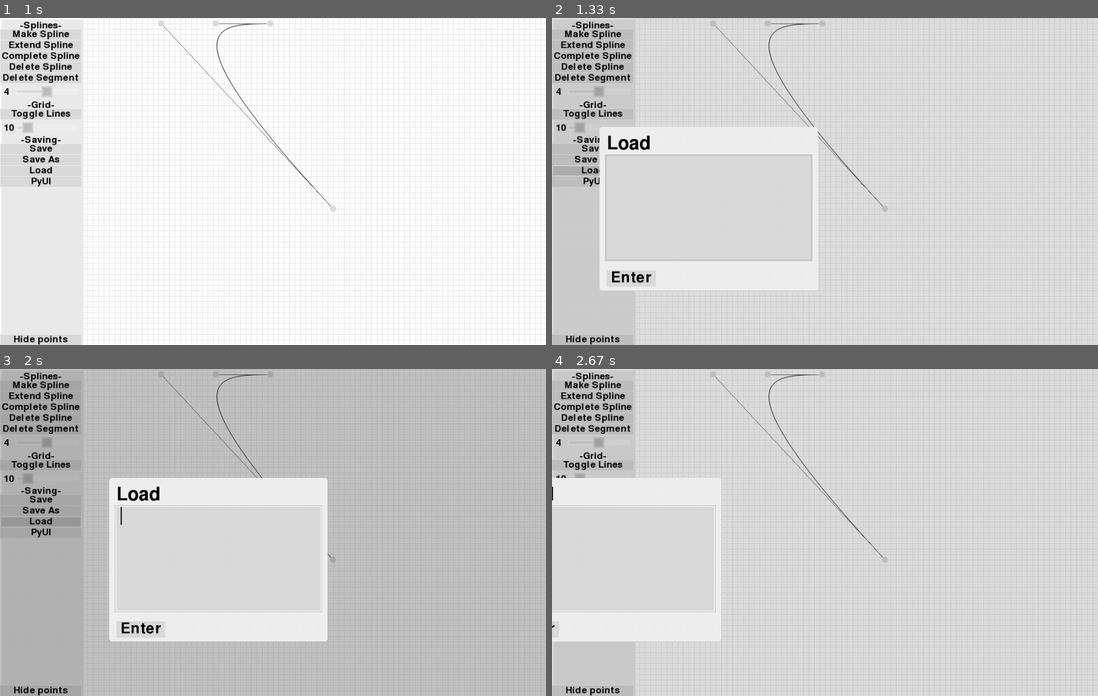
Above: before the commit, frames 1-4 (two rows, left to right).
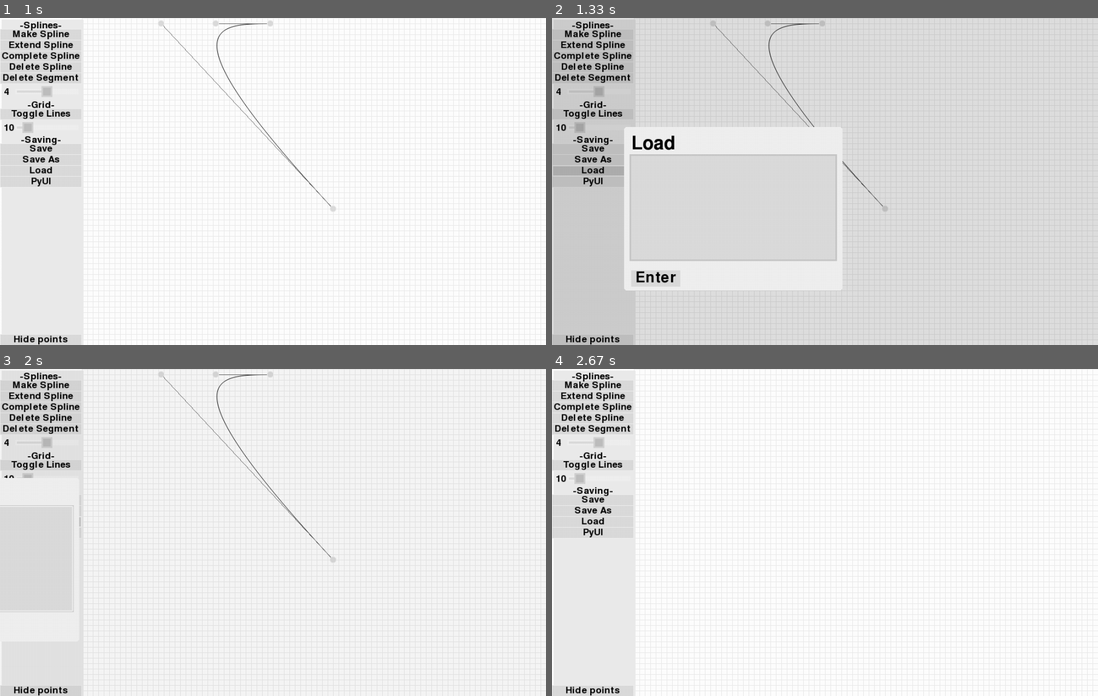
Above: after the commit, the same moments.

Repository: christianharris-3/PyUI
Game: pygame game, started from PyUI vector maker.py
Two runs of this game, one before a commit and one after it. Both use one fixed random seed, a clock stepped at 60 frames per second and the inputs below.
Inputs (mouse positions are in pixels of both pictures, inside the frame that each line leads up to):
- Up to frame 1 (1 s): click (38, 44) at 0.38 s; press the mouse at (103, 24) at 0.7 s; move the mouse to (218, 116) at 0.8 s; release the mouse at (338, 210) at 0.93 s
- Up to frame 2 (1.33 s): click (628, 171) at 1.05 s
- Up to frame 3 (2 s): press the mouse at (76, 522) at 1.37 s; move the mouse to (120, 499) at 1.47 s; release the mouse at (158, 480) at 1.6 s; press the mouse at (207, 558) at 1.7 s; move the mouse to (267, 578) at 1.8 s; release the mouse at (327, 601) at 1.93 s
- Up to frame 4 (2.67 s): tap Space at 2 s; press the mouse at (590, 418) at 2.37 s; move the mouse to (737, 427) at 2.47 s; release the mouse at (885, 437) at 2.6 s

Frame 1 is identical in both runs. In frame 2, 1.9% of the frame differs, in the area x 8-54%, y 33-84%; in frame 3, 89%, in the area x 0-100%, y 0-100%; in frame 4, 88%.

Commit message:
Update PyUI.py
made windowed menus use new system of object binding, allows the use of anchor variable inside the smaller windowed menu size. Also fixed system for animating windowed menus in and out of the screen.

Diff:
--- a/PyUI.py
+++ b/PyUI.py
@@ -367,7 +367,6 @@
             if type(a)!=WINDOWEDMENU and (not a.onitem) and (a.menu in windowedmenubackings or (a.menu == 'universal' and not(self.activemenu in a.menuexceptions))) and (self.activemenu in self.windowedmenunames):
                 if a.menu == windowedmenubackings[self.windowedmenunames.index(self.activemenu)]:
                     window = self.windowedmenus[self.windowedmenunames.index(self.activemenu)]
-##                    print(pygame.Rect(window.x*window.dirscale[0],window.y*window.dirscale[1],window.width*window.scale,window.height*window.scale),[self.mpos[0]*self.scale,self.mpos[1]*self.scale],pygame.mouse.get_pos())
                     if pygame.Rect(window.x*window.dirscale[0],window.y*window.dirscale[1],window.width*window.scale,window.height*window.scale).collidepoint(self.mpos):
                         self.drawguiobject(a,screen)
                     else:
@@ -384,22 +383,22 @@
         self.animate()
         if self.activemenu in self.windowedmenunames:
             window = self.windowedmenus[self.windowedmenunames.index(self.activemenu)]
+            window.render(screen,self)
+
+##            window = self.windowedmenus[self.windowedmenunames.index(self.activemenu)]
             #window = [menu,behindmenu,x,y,width,height,col,rounedcorners,colorkey,isolated,darken]
-            self.mpos[0]-=window.x*window.dirscale[0]
-            self.mpos[1]-=window.y*window.dirscale[1]
-
-            darkening = pygame.Surface((self.screenw,self.screenh),pygame.SRCALPHA)
-            darkening.fill((0,0,0,window.darken))
-            screen.blit(darkening,(0,0))
-
-            windowsurf = pygame.Surface((window.width*window.scale,window.height*window.scale))
-            windowsurf.fill(window.colorkey)
-            pygame.draw.rect(windowsurf,window.col,pygame.Rect(0,0,window.width*window.scale,window.height*window.scale),border_radius=int(window.roundedcorners*window.scale))
-            windowsurf.set_colorkey(window.colorkey)
-            for i,a in enumerate(self.items):
-                if (a.menu == self.activemenu or (a.menu == 'universal' and not(self.activemenu in a.menuexceptions)))and type(a)!=WINDOWEDMENU:
-                    self.renderguiobject(a,windowsurf)
-            screen.blit(windowsurf,(window.x*window.dirscale[0],window.y*window.dirscale[1]))
+##            self.mpos[0]-=window.x*window.dirscale[0]
+##            self.mpos[1]-=window.y*window.dirscale[1]
+
+
+##            windowsurf = pygame.Surface((window.width*window.scale,window.height*window.scale))
+##            windowsurf.fill(window.colorkey)
+##            pygame.draw.rect(windowsurf,window.col,pygame.Rect(0,0,window.width*window.scale,window.height*window.scale),border_radius=int(window.roundedcorners*window.scale))
+##            windowsurf.set_colorkey(window.colorkey)
+##            for i,a in enumerate(self.items):
+##                if (a.menu == self.activemenu or (a.menu == 'universal' and not(self.activemenu in a.menuexceptions)))and type(a)!=WINDOWEDMENU:
+##                    self.renderguiobject(a,windowsurf)
+##            screen.blit(windowsurf,(window.x*window.dirscale[0],window.y*window.dirscale[1]))
     def renderguiobject(self,a,screen):
         if not a.onitem:
             a.render(screen,self)
@@ -963,6 +962,8 @@
         elif type(obj) == ANIMATION: self.animations.append(obj)
         elif type(obj) == RECT: self.rects.append(obj)
         self.refreshitems()
+        if not type(obj) in [ANIMATION] and obj.menu in self.windowedmenunames and not obj.onitem:
+            self.windowedmenus[self.windowedmenunames.index(obj.menu)].binditem(obj)
     def reID(self,ID,obj):
         newid = ID
         if ID in self.IDs:
@@ -1114,7 +1115,7 @@
                  anchor=anchor,objanchor=objanchor,center=center,centery=centery,
                  scalesize=scalesize,scalex=scalex,scaley=scaley,
                  command=emptyfunction,runcommandat=runcommandat,col=col,
-                 dragable=dragable,colorkey=colorkey,
+                 dragable=dragable,colorkey=colorkey,border=0,
                  behindmenu=behindmenu,isolated=isolated,darken=darken)
         self.windowedmenunames = [a.menu for a in self.windowedmenus]
     def makerect(self,x,y,width,height,command=emptyfunction,menu='main',ID='button',layer=1,roundedcorners=0,bounditems=[],menuexceptions=[],killtime=-1,
@@ -1830,6 +1831,9 @@
         self.refreshscroller(ui)
 
         self.scroller.maxp = self.textimage.get_height()/self.scale
+        self.scroller.scalesize = self.scalesize
+        self.scroller.scalex = self.scalesize
+        self.scroller.scaley = self.scalesize
         self.scroller.refresh(ui)
         if (self.scroller.maxp-self.scroller.minp)>self.scroller.pageheight:
             self.scrolleron = True
@@ -2421,7 +2425,7 @@
         self.button.resetcords(ui,False)
 
     def refreshbutton(self,ui):
-        self.button.refrsh(ui)
+        self.button.refresh(ui)
         self.refreshbuttoncords(ui)
 
     def child_render(self,screen,ui):
@@ -2468,8 +2472,29 @@
     def reset(self,ui):
         self.truedarken = self.darken
         self.resetcords(ui)
+        self.refresh(ui)
+        for a in ui.items:
+            if a.menu == self.menu and a!=self and not a.onitem:
+                self.binditem(a)
     def refresh(self,ui):
+        self.refreshscale(ui)
+        self.refreshcords(ui)
         self.refreshglow(ui)
+    def child_refreshcords(self,ui):
+        for a in self.bounditems:
+            a.resetcords(ui)
+    def child_render(self,screen,ui):
+        self.draw(screen,ui)
+    def draw(self,screen,ui):
+        if self.enabled:
+            darkening = pygame.Surface((ui.screenw,ui.screenh),pygame.SRCALPHA)
+            darkening.fill((0,0,0,self.darken))
+            screen.blit(darkening,(0,0))
+            if self.glow!=0:
+                screen.blit(self.glowimage,(self.x*self.dirscale[0]-self.glow*self.scale,self.y*self.dirscale[1]-self.glow*self.scale))
+            if self.backingdraw:
+                draw.rect(screen,self.col,roundrect(self.x*self.dirscale[0],self.y*self.dirscale[1],self.width*self.scale,self.height*self.scale),self.border,border_radius=int(self.roundedcorners*self.scale))
+
 
 
 class ANIMATION:
@@ -2496,7 +2521,7 @@
 
         self.onitem = False
         self.bounditems = []
-    def gencordlist(self,ui):
+    def gencordlist(self,ui,regenerating=False):
         self.speedlist = [1 for a in range(self.length)]
         speed = 0
         pos = 0
@@ -2519,32 +2544,36 @@
         self.cordlist = []
         for a in range(self.length):
             self.cordlist.append((self.startpos[0]+(self.endpos[0]-self.startpos[0])*(sum(self.speedlist[:a+1])),self.startpos[1]+(self.endpos[1]-self.startpos[1])*(sum(self.speedlist[:a+1]))))
-        if self.skip:
+        if self.skip and not regenerating:
             self.findonscreen(ui)
     def findonscreen(self,ui):
         scale = ui.IDs[self.animateID].scale
         dirscale = ui.IDs[self.animateID].dirscale
-        scords = list(self.cordlist[0])
-        ecords = list(self.cordlist[1])
+        scords = self.startpos[:]
+        ecords = self.endpos[:]
         start = self.checkonscreen(ui,dirscale,scale,scords)
         end = self.checkonscreen(ui,dirscale,scale,ecords)
-        cross = scords[:]
+        cross = list(self.startpos[:])
+        self.fadeout = False
         if end!=start:
-            if end: out = ecords
-            else: out = scords
-
-            if out[0]<0: cross[0] = -ui.IDs[self.animateID].width*scale
-            elif out[0]>ui.screenw: cross[0] = ui.screenw
-            if out[1]<0: cross[1] = -ui.IDs[self.animateID].height*scale
-            elif out[1]>ui.screenh: cross[1] = ui.screenh
-
-            if end: self.startpos = cross
-            else: self.endpos = cross
-
-            self.gencordlist(ui)
-
+            if end: out = scords
+            else: out = ecords
+            if out[0]<0: cross[0] = -ui.IDs[self.animateID].width
+            elif out[0]>ui.screenw: cross[0] = ui.screenw/dirscale[0]
+            if out[1]<0: cross[1] = -ui.IDs[self.animateID].height
+            elif out[1]>ui.screenh: cross[1] = ui.screenh/dirscale[1]
+
+
+
+            if end:
+                self.startpos = cross
+            else:
+                self.endpos = cross
+                self.fadeout = True
+
+            self.gencordlist(ui,True)
     def checkonscreen(self,ui,dirscale,scale,cords):
-        return pygame.Rect(0,0,ui.screenw,ui.screenh).colliderect(pygame.Rect(cords[0]*dirscale[0],cords[1]*dirscale[1],ui.IDs[self.animateID].width*scale,ui.IDs[self.animateID].height*scale))
+        return pygame.Rect(0,0,ui.screenw,ui.screenh).colliderect(pygame.Rect(cords[0],cords[1],ui.IDs[self.animateID].width*scale,ui.IDs[self.animateID].height*scale))
 
     def animate(self,ui):
         self.wait-=1
